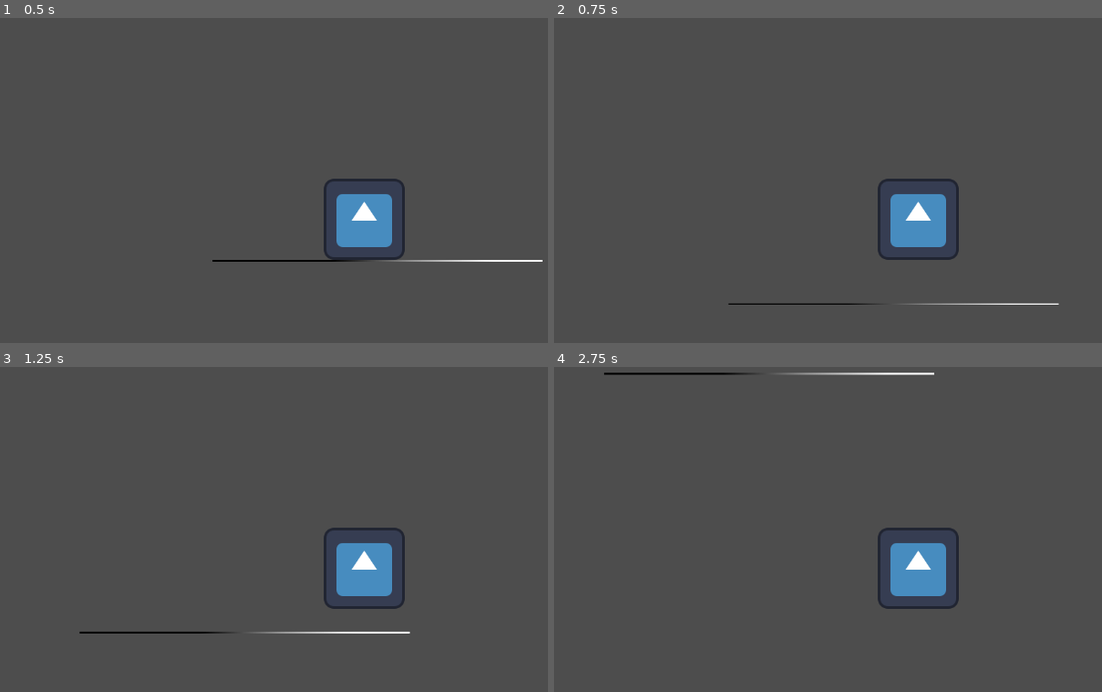
Above: before the commit, frames 1-4 (two rows, left to right).
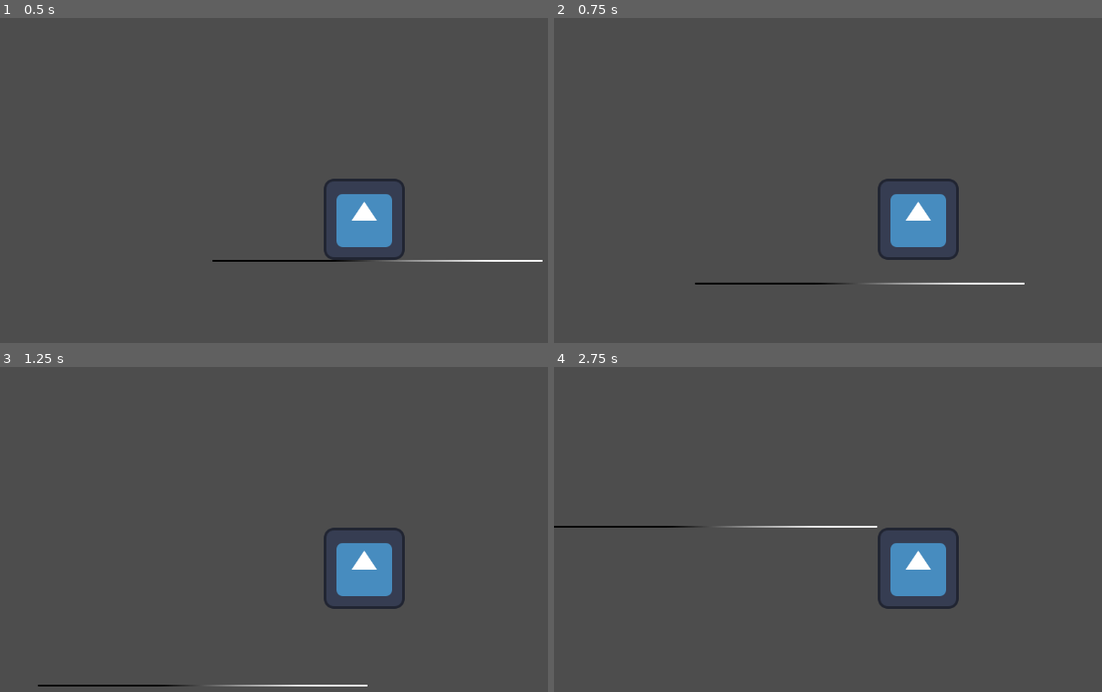
Above: after the commit, the same moments.

Repository: HimeWoo/untitled-paint-game
Game: Godot game, scene res://scenes/player_test.tscn
Same seed, same stepped clock (60 frames per second), same inputs: the game is played once before the commit and once after it. The engine's default icon, where the game draws it, is replaced by a stand-in: a white triangle on a blue panel in a dark square.
Inputs:
- Up to frame 1 (0.5 s): no input
- Up to frame 2 (0.75 s): tap Enter (ui_accept) at 0.5 s; hold Right (ui_right) from 0.53 s (still down); tap Shift (dash, bound only after the commit) at 0.6 s
- Up to frame 3 (1.25 s): keep holding Right (ui_right); tap Enter (ui_accept) at 0.77, 0.8, 1.07 s
- Up to frame 4 (2.75 s): tap Enter (ui_accept) at 1.35, 1.52, 1.82, 2.3 s; tap Shift (dash, bound only after the commit) at 1.55, 2.1 s; release Right (ui_right) at 2.03 s; hold Left (ui_left) from 2.03 s (still down)

Frame 1 is identical in both runs. In frame 2, 0.5% of the frame differs, in the area x 25-93%, y 81-89%; in frame 3, 0.6%; in frame 4, 0.7%, in the area x 0-70%, y 1-50%.

Commit message:
add: dash and double jump

Diff:
--- a/untitled-paint-game/project.godot
+++ b/untitled-paint-game/project.godot
@@ -15,6 +15,15 @@
 config/features=PackedStringArray("4.5", "GL Compatibility")
 config/icon="res://assets/icon.svg"
 
+[input]
+
+dash={
+"deadzone": 0.2,
+"events": [Object(InputEventKey,"resource_local_to_scene":false,"resource_name":"","device":-1,"window_id":0,"alt_pressed":false,"shift_pressed":false,"ctrl_pressed":false,"meta_pressed":false,"pressed":false,"keycode":0,"physical_keycode":4194325,"key_label":0,"unicode":0,"location":0,"echo":false,"script":null)
+, Object(InputEventKey,"resource_local_to_scene":false,"resource_name":"","device":-1,"window_id":0,"alt_pressed":false,"shift_pressed":false,"ctrl_pressed":false,"meta_pressed":false,"pressed":false,"keycode":0,"physical_keycode":4194325,"key_label":0,"unicode":0,"location":0,"echo":false,"script":null)
+]
+}
+
 [rendering]
 
 renderer/rendering_method="gl_compatibility"
--- a/untitled-paint-game/scripts/character_body_2d.gd
+++ /dev/null
@@ -1,25 +0,0 @@
-extends CharacterBody2D
-
-
-const SPEED = 300.0
-const JUMP_VELOCITY = -400.0
-
-
-func _physics_process(delta: float) -> void:
-	# Add the gravity.
-	if not is_on_floor():
-		velocity += get_gravity() * delta
-
-	# Handle jump.
-	if Input.is_action_just_pressed("ui_accept") and is_on_floor():
-		velocity.y = JUMP_VELOCITY
-
-	# Get the input direction and handle the movement/deceleration.
-	# As good practice, you should replace UI actions with custom gameplay actions.
-	var direction := Input.get_axis("ui_left", "ui_right")
-	if direction:
-		velocity.x = direction * SPEED
-	else:
-		velocity.x = move_toward(velocity.x, 0, SPEED)
-
-	move_and_slide()
--- a/untitled-paint-game/scripts/player.gd
+++ b/untitled-paint-game/scripts/player.gd
@@ -2,24 +2,72 @@
 
 const SPEED = 300.0
 const JUMP_VELOCITY = -400.0
+const DASH_SPEED = 700.0
+const DASH_TIME = 0.15
+const DASH_COOLDOWN = 0.5
+
+var jumps_left = 1
+var is_dashing = false
+var dash_timer = 0.0
+var dash_cooldown_timer = 0.0
+var dash_direction = 0
+
+func _ready() -> void:
+	jumps_left = 1
 
 func _physics_process(delta: float) -> void:
-	# Add gravity
-	if not is_on_floor():
+	# Apply gravity unless dashing
+	if not is_on_floor() and not is_dashing:
 		velocity += get_gravity() * delta
+	elif is_on_floor():
+		jumps_left = 1  # reset double jump when landing
 
-	# Handle jump
-	if (Input.is_action_just_pressed("ui_accept") or Input.is_action_just_pressed("jump")) and is_on_floor():
-		velocity.y = JUMP_VELOCITY
+	# Handle jump (Space/W/Enter)
+	if Input.is_action_just_pressed("ui_accept") or Input.is_action_just_pressed("jump"):
+		if is_on_floor():
+			velocity.y = JUMP_VELOCITY
+		elif jumps_left > 0:
+			velocity.y = JUMP_VELOCITY
+			jumps_left -= 1
 
-	# Determine movement direction (supports arrows and WASD)
-	var left := Input.is_action_pressed("ui_left") or Input.is_key_pressed(KEY_A)
-	var right := Input.is_action_pressed("ui_right") or Input.is_key_pressed(KEY_D)
-	var direction := int(right) - int(left)
+	# Handle dash (Shift)
+	if Input.is_action_just_pressed("dash") and dash_cooldown_timer <= 0.0 and not is_dashing:
+		var left := Input.is_action_pressed("ui_left") or Input.is_key_pressed(KEY_A)
+		var right := Input.is_action_pressed("ui_right") or Input.is_key_pressed(KEY_D)
+		dash_direction = int(right) - int(left)
+		if dash_direction == 0:
+			dash_direction = sign(velocity.x) if velocity.x != 0 else 1
+		start_dash()
 
-	if direction != 0:
-		velocity.x = direction * SPEED
+	if is_dashing:
+		dash_timer -= delta
+		velocity.y = 0
+		velocity.x = dash_direction * DASH_SPEED
+		if dash_timer <= 0:
+			end_dash()
 	else:
-		velocity.x = move_toward(velocity.x, 0, SPEED)
+		# Normal movement
+		var left := Input.is_action_pressed("ui_left") or Input.is_key_pressed(KEY_A)
+		var right := Input.is_action_pressed("ui_right") or Input.is_key_pressed(KEY_D)
+		var direction := int(right) - int(left)
+
+		if direction != 0:
+			velocity.x = direction * SPEED
+		else:
+			velocity.x = move_toward(velocity.x, 0, SPEED)
+
+	# Cooldown tick
+	if dash_cooldown_timer > 0:
+		dash_cooldown_timer -= delta
 
 	move_and_slide()
+
+
+func start_dash() -> void:
+	is_dashing = true
+	dash_timer = DASH_TIME
+	dash_cooldown_timer = DASH_COOLDOWN
+
+
+func end_dash() -> void:
+	is_dashing = false
Not shown, removed: untitled-paint-game/scripts/character_body_2d.gd.uid
